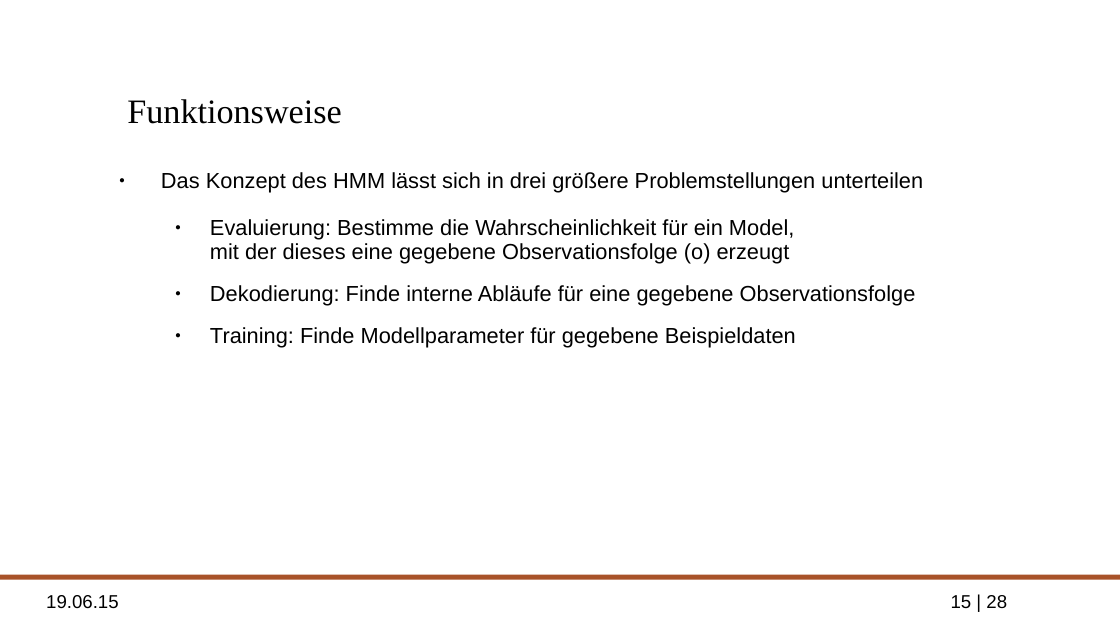
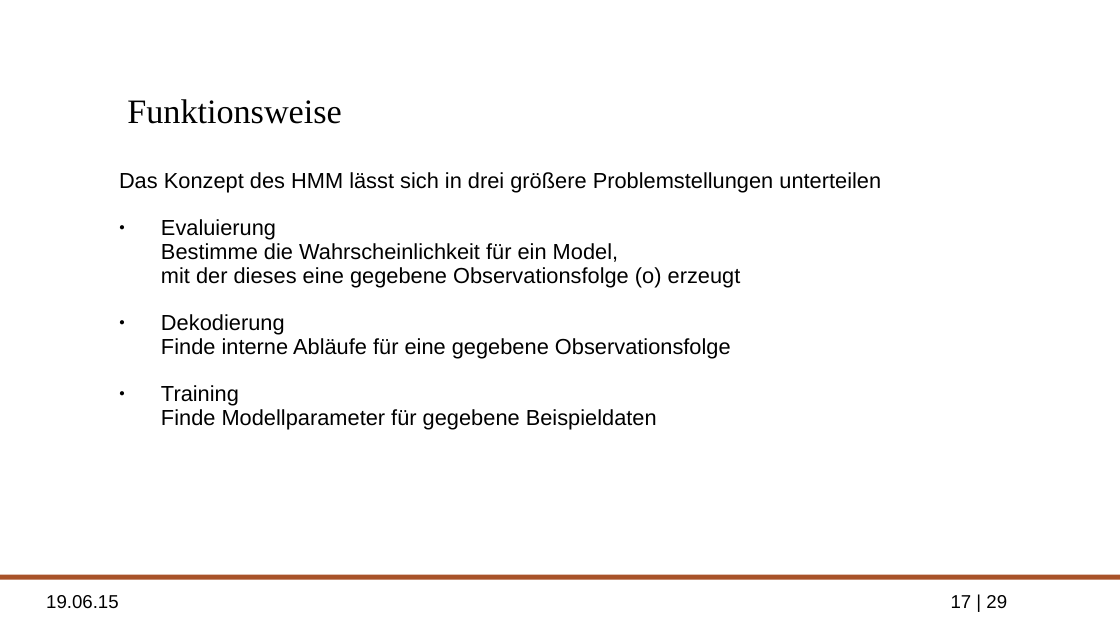
Before and after one commit to ppasler/Formale-Methoden-HMM, a slide deck: slide 17 of presentation/hidden_markov_pasler.odp (slide 15 before the commit). Drawn at 1120x630 pixels with LibreOffice and Linux fonts; fonts in the diff are those of the drawing; background and template pictures are left out. Boxes give left, top, right and bottom in pixels: in the first picture for what was removed or moved away, otherwise in the second. Text is boxed around its words. In the diff, an @@ line names an element or a change of style, - is before the commit and + after.

```diff
--- a/presentation/hidden_markov_pasler.odp
+++ b/presentation/hidden_markov_pasler.odp
@@ text at [119,172,881,193]: bullet ● to none @@
@@ text at [161,219,741,430]: text changed @@
-  ● Evaluierung: Bestimme die Wahrscheinlichkeit für ein Model,
-    mit der dieses eine gegebene Observationsfolge (o) erzeugt
-  ● Dekodierung: Finde interne Abläufe für eine gegebene Observationsfolge
-  ● Training: Finde Modellparameter für gegebene Beispieldaten
+● Evaluierung
+  Bestimme die Wahrscheinlichkeit für ein Model,
+  mit der dieses eine gegebene Observationsfolge (o) erzeugt
+● Dekodierung
+  Finde interne Abläufe für eine gegebene Observationsfolge
+● Training
+  Finde Modellparameter für gegebene Beispieldaten
@@ page number at [951,595,1007,608]: text changed @@
-15 | 28
+17 | 29
```
Also in this commit, not shown: 11 other slides changed, 4 slides added, 3 slides removed, 2 other files.
